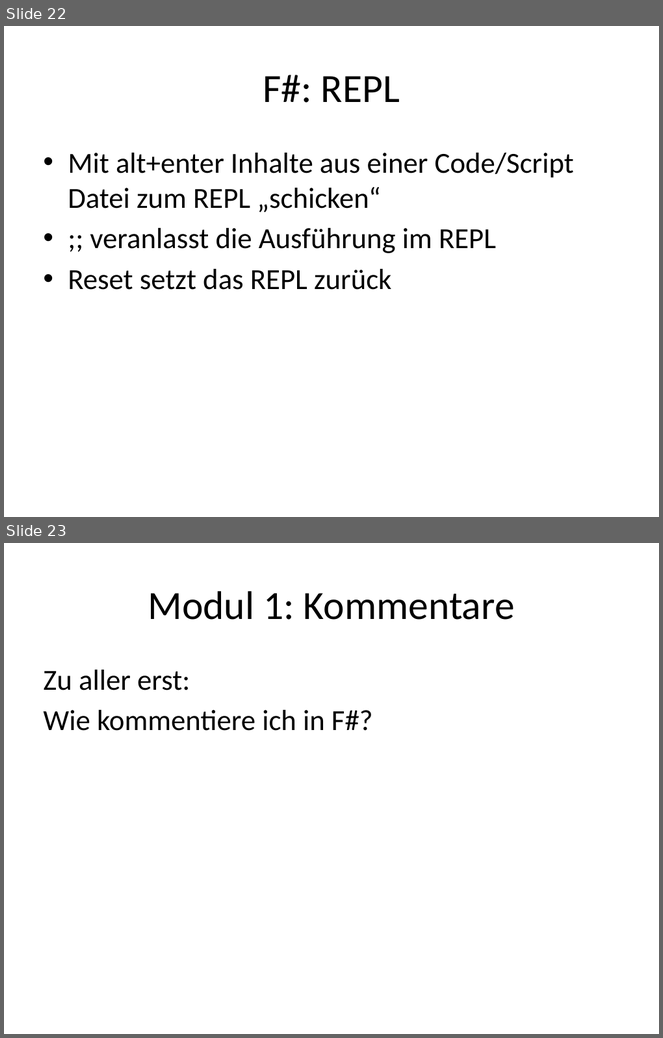
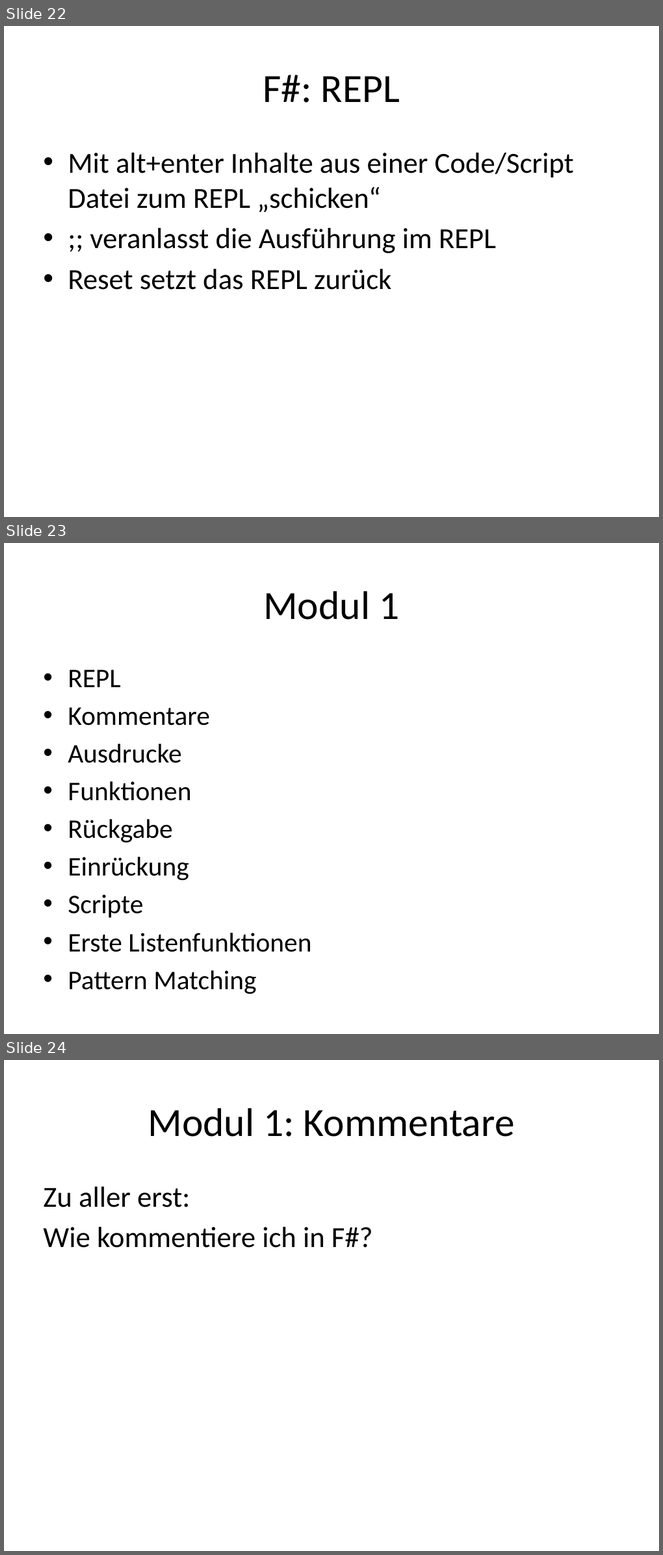
Before and after one commit to nasserbrake/Spartakiade2017, a slide deck: FSharp.pptx. Shown one above the other, each under a label of ours: slides 22 and 23 before the commit, slides 22, 23 and 24 after it. The pictures are 663x1038 and 663x1555 pixels, drawn with LibreOffice and Linux fonts; fonts in the diff are those of the drawing. Boxes give left, top, right and bottom in pixels: in the first picture for what was removed or moved away, otherwise in the second. Text is boxed around its words. In the diff, an @@ line names an element or a change of style, - is before the commit and + after.

```diff
--- a/FSharp.pptx
+++ b/FSharp.pptx
@@ slide 23 added at bbox=[4, 543, 659, 1034], background #FFFFFF @@
@@ title added at bbox=[263, 591, 399, 620], 44 pt, text #000000 @@
+Modul 1
@@ text added at bbox=[68, 670, 311, 994], 29.6 pt, text #000000 @@
+• REPL
+• Kommentare
+• Ausdrucke
+• Funktionen
+• Rückgabe
+• Einrückung
+• Scripte
+• Erste Listenfunktionen
+• Pattern Matching
@@ what was slide 23 is now slide 24 @@
```
Also in this commit, not shown: 6 slides changed, 7 other slides added, 3 other files.
